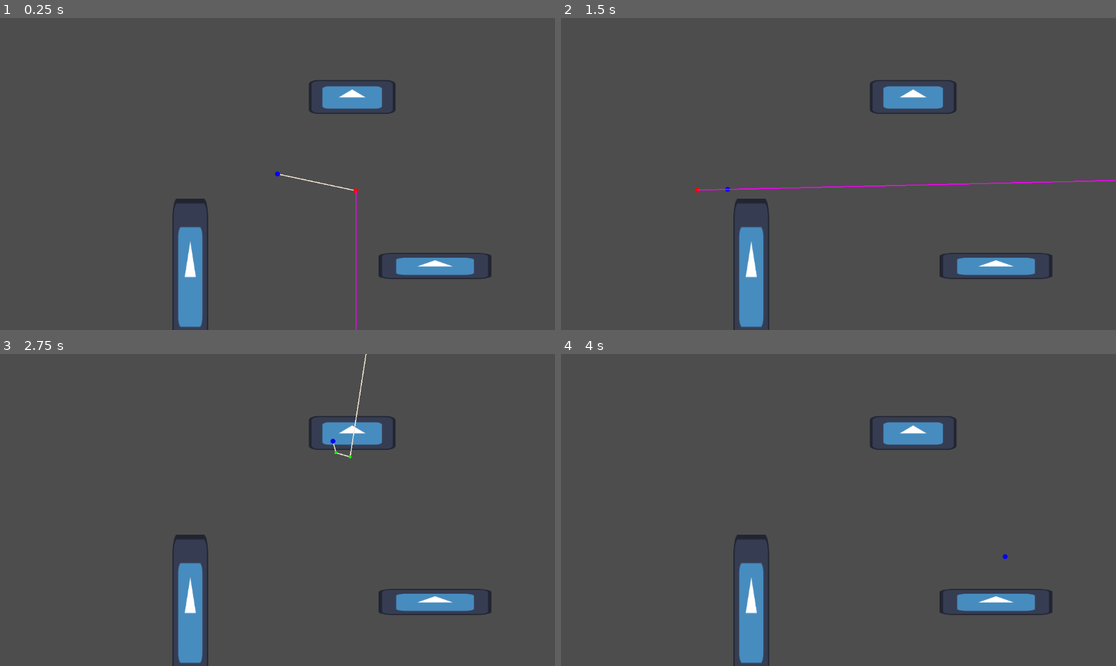
Above: before the commit, frames 1-4 (two rows, left to right).
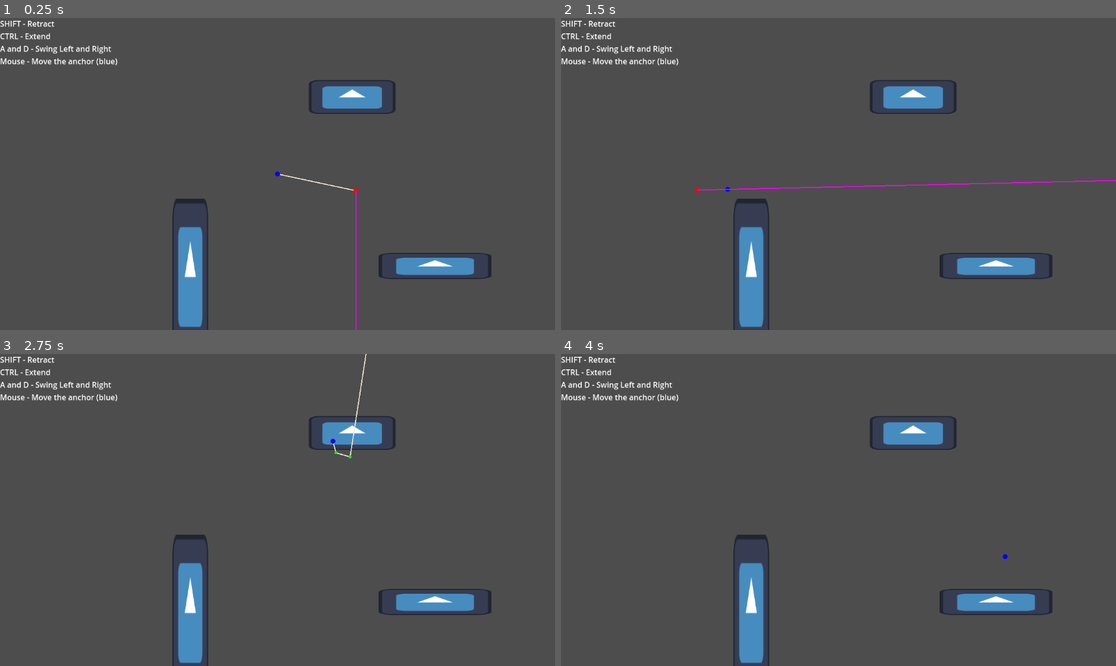
Above: after the commit, the same moments.

Repository: matthewchen146/cmpm-172-grappling-platformer
Game: Godot game, scene res://misc/rope_test.tscn
The game is run twice, just before and just after one commit, with the same random seed, the same clock (stepped at 60 frames per second) and the same inputs. This scene is started directly instead of the project's main scene. The engine's default icon, where the game draws it, is replaced by a stand-in: a white triangle on a blue panel in a dark square.
Inputs (mouse positions are in pixels of both pictures, inside the frame that each line leads up to):
- Up to frame 1 (0.25 s): no input
- Up to frame 2 (1.5 s): move the mouse to (960, 158) at 0.52 s; hold Shift (fire_grapple) 0.53-1.28 s; hold Right (move_right) from 0.53 s (still down); tap Space (jump) at 0.77 s; move the mouse to (727, 189) at 1.27 s; tap Ctrl at 1.35 s
- Up to frame 3 (2.75 s): tap Space (jump) at 1.52 s; move the mouse to (333, 441) at 2.02 s; release Right (move_right) at 2.03 s; hold Left (move_left) from 2.03 s (still down); hold J from 2.03 s (still down)
- Up to frame 4 (4 s): tap Enter at 2.75 s; move the mouse to (810, 572) at 2.77 s; release Left (move_left) at 2.78 s; release J at 2.78 s; hold Right (move_right) from 2.78 s (still down); tap L at 2.85 s; tap Space (jump) at 3.02, 3.5, 3.77 s; move the mouse to (1005, 556) at 3.52 s; hold I from 3.53 s (still down)

The runs differ from the first frame. In frame 1, 0.6% of the frame differs, in the area x 0-22%, y 0-16%; in frame 2, 0.6%; in frame 3, 0.6%; in frame 4, 0.6%.

Commit message:
added controls

Diff:
--- a/misc/rope_test.tscn
+++ b/misc/rope_test.tscn
@@ -34,3 +34,13 @@
 [node name="Block2" parent="." instance=ExtResource("3_ksvsa")]
 position = Vector2(155, -160)
 scale = Vector2(1.40626, 0.554531)
+
+[node name="CanvasLayer" type="CanvasLayer" parent="."]
+
+[node name="Label" type="Label" parent="CanvasLayer"]
+offset_right = 40.0
+offset_bottom = 23.0
+text = "SHIFT - Retract
+CTRL - Extend
+A and D - Swing Left and Right
+Mouse - Move the anchor (blue)"
